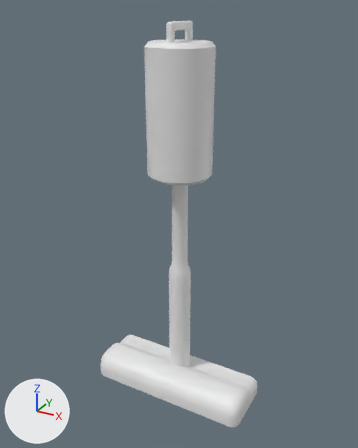
The FBX model Assets/3DArt/VacuumCleaner/VacuumCleaner.fbx, before and after one commit.
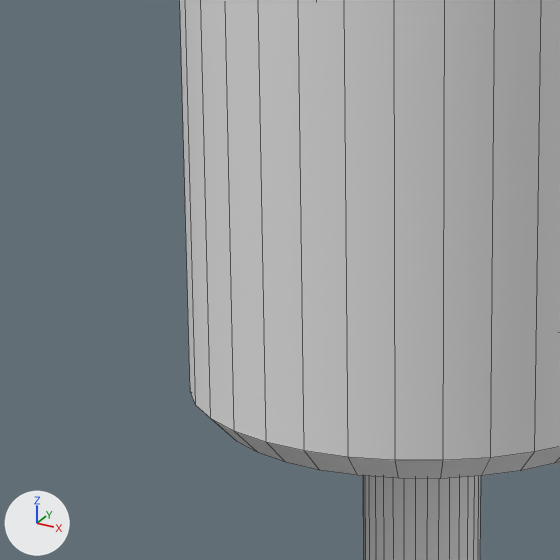
The first picture shows the older version from a 50 mm camera at (1.7, -3.11, 2.95) aimed at (0.0, -0.02, 1.4). The close-ups show the older and then the newer version on the part from 34% to 56% of the width and 27% to 44% of the height of that picture. Only the edits that show in the close-ups are written down. Every picture has the same lights, and +X, +Y and +Z are marked at lower left. The close-ups show mesh edges as thin lines. Where no turn or scale is listed for an object, it has been applied to the vertices.

The scene before the commit, as lines of its bpy script (objects in view):
```python
me_cylinder_002 = bpy.data.meshes.new('Cylinder.002')
me_cylinder_002.from_pydata(...)  # 128 vertices, 98 faces; spans x -0.241..0.241, y -0.241..0.241, z -0.475..0.475
me_cylinder_003 = bpy.data.meshes.new('Cylinder.003')
me_cylinder_003.from_pydata(...)  # 320 vertices, 290 faces; spans x -0.09..0.09, y -0.09..0.09, z 0.0..1.84
ob_container = bpy.data.objects.new('Container', me_cylinder_002)
ob_container.location = (0.0, 0.0, 2.258)
ob_pipe = bpy.data.objects.new('Pipe', me_cylinder_003)
ob_pipe.location = (0.0, 0.0, 0.0)
```
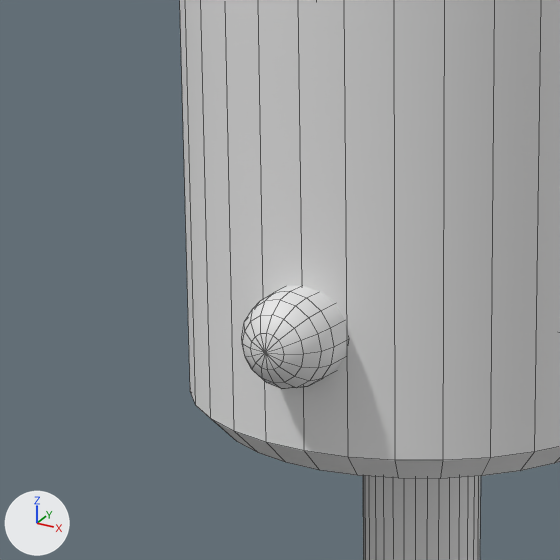
Patch to the scene script:
```diff
--- a/Assets/3DArt/VacuumCleaner/VacuumCleaner.fbx.py
+++ b/Assets/3DArt/VacuumCleaner/VacuumCleaner.fbx.py
@@ me_sphere_001 @@
+me_sphere_001.from_pydata(...)  # 81 vertices, 80 faces; spans x -0.0482..0.0482, y -0.0992..-0.0212, z -0.0482..0.0482
@@ ob_bulb @@
+ob_bulb = bpy.data.objects.new('Bulb', me_sphere_001)
+ob_bulb.location = (0.0, -0.213, 1.932)
```

Pixel boxes (x1, y1, x2, y2) of what changed, in the close-ups (560 x 560 px):
'Bulb', added: after (242, 286, 348, 389)
